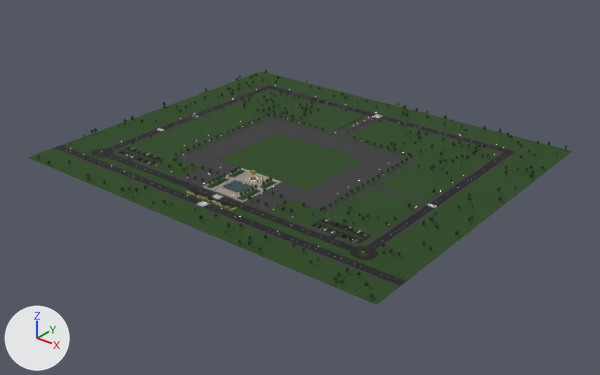
A saved change to the glTF model public/models/props/site.glb.
One viewpoint serves both versions: a camera (50 mm lens) standing at (687.0, -839.0, 481.0) and looking at (12.0, 5.0, -42.0). Every picture has the same lights, and +X, +Y and +Z are marked at lower left. The picture after the commit comes second. Where no turn or scale is listed for an object, it has been applied to the vertices. Vertices at exactly the same position are counted once.

The scene before the commit, as lines of its bpy script (objects in view):
```python
me_foliage_site = bpy.data.meshes.new('foliage_site')
me_foliage_site.from_pydata(...)  # 12954 vertices, 24384 faces; spans x -298.0..298.0, y -253.0..253.0, z -5.0..5.0
me_foliage_site.materials.append(mat_foliage)  # dark green #1f3819
me_lawn_site = bpy.data.meshes.new('lawn_site')
me_lawn_site.from_pydata(...)  # 196 vertices, 348 faces; spans x -300.0..300.0, y -255.0..255.0, z 0.0
me_lawn_site.materials.append(mat_lawn)  # picture img_lawn
me_paving_site = bpy.data.meshes.new('paving_site')
me_paving_site.from_pydata(...)  # 176 vertices, 300 faces; spans x -300.0..300.0, y -209.0..209.0, z 0.0
me_paving_site.materials.append(mat_paving)  # picture img_paving
ob_foliage_site = bpy.data.objects.new('foliage_site', me_foliage_site)
ob_foliage_site.location = (-2.0, 23.0, 6.0)
ob_lawn_site = bpy.data.objects.new('lawn_site', me_lawn_site)
ob_lawn_site.location = (0.0, 25.0, 0.0)
ob_paving_site = bpy.data.objects.new('paving_site', me_paving_site)
ob_paving_site.location = (0.0, 21.0, 0.0)
# also in view: 'granite_light_site' at (0.0, -104.0, 0.0); 'asphalt_site' at (0.0, 21.0, 0.0)
```
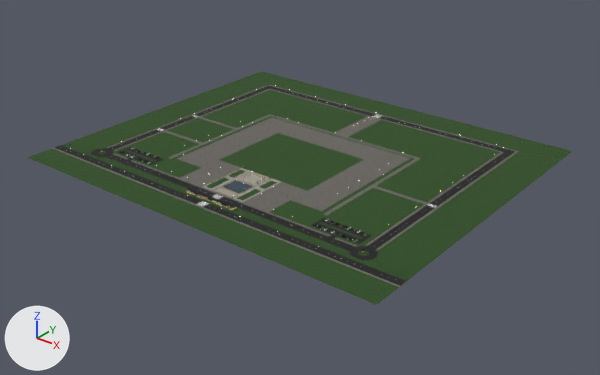
Where the newer file only moved an object's origin or applied its transform, the numbers keep the older frame.

The edits, one by one:
Picture 'esplanade' (img_esplanade) is new.
Picture 'esplanade_n' (img_esplanade_n) is new.
Material 'paving.001' (mat_paving_001) is new.
Uses the picture img_esplanade.
Uses the picture img_esplanade_n.
me_paving_site has 176 vertices, 300 faces and spans x -300.0..300.0, y -209.0..209.0, z 0.0.
me_paving_site is used by ob_paving_site; location (0.0, 21.0, 0.0).
me_paving_site part 1: 300 faces spanning x -300.0..300.0, y -209.0..209.0, z 0.0 switch from mat_paving (picture img_paving) to mat_paving_001.
Object 'foliage_site' (ob_foliage_site) is deleted.

Location of each change, (x1, y1, x2, y2) in pixels of the pictures (600 x 375 px):
'foliage_site', deleted: before (37, 70, 567, 297)
part 1 of me_paving_site, recoloured: (52, 85, 519, 287) in both
